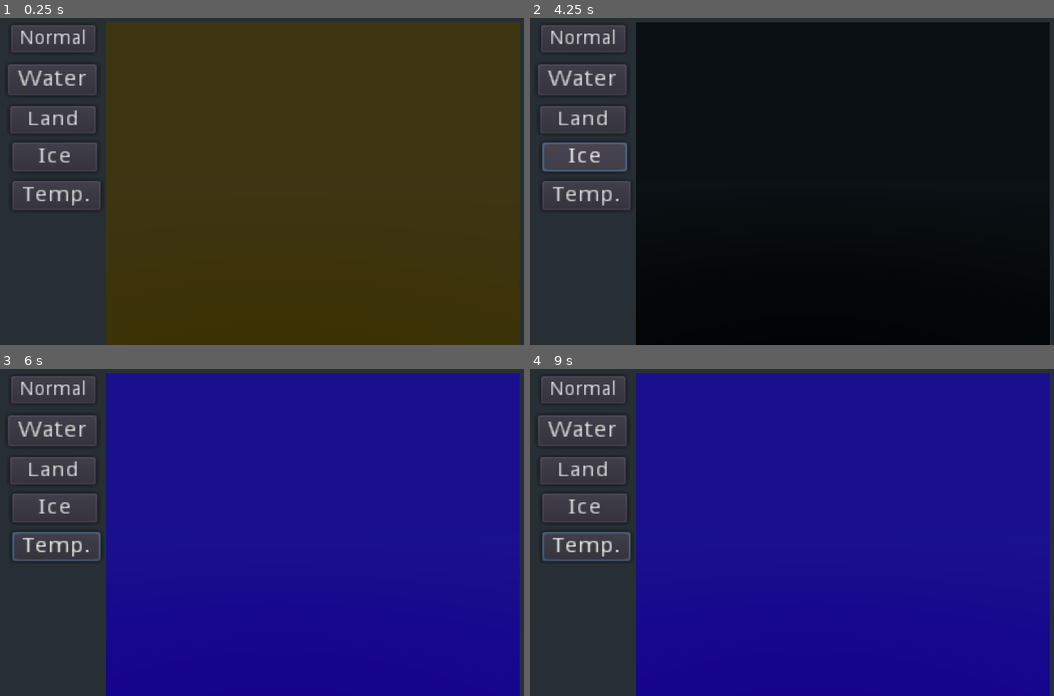
Above: before the commit, frames 1-4 (two rows, left to right).
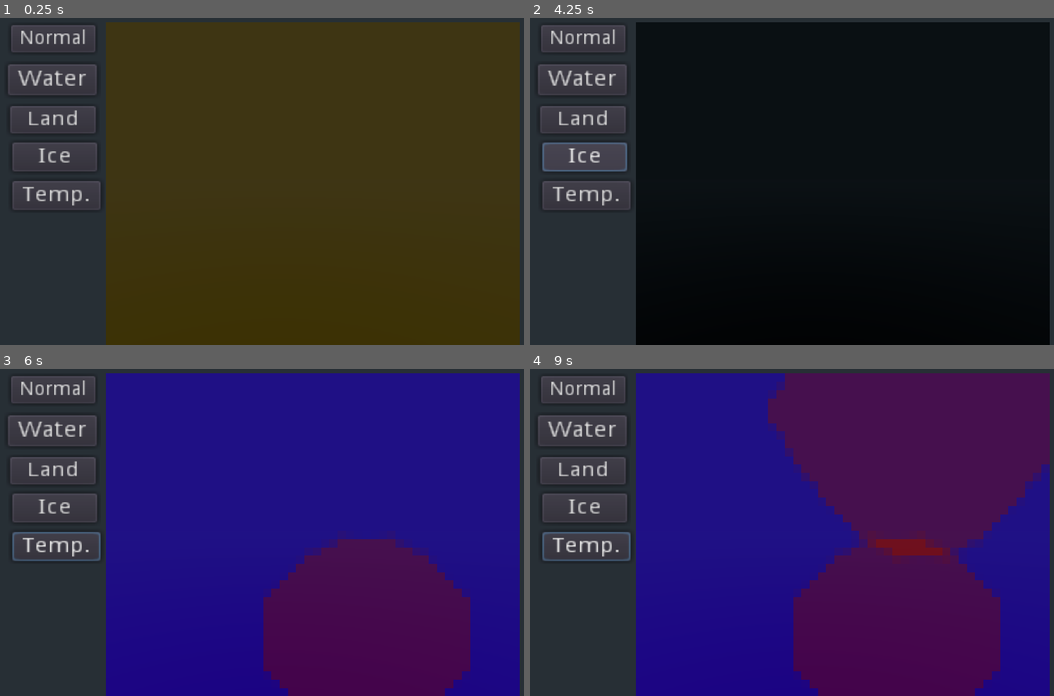
Above: after the commit, the same moments.

Repository: nestorac/earth
Game: Godot game, scene res://Globe.tscn
Same seed, same stepped clock (60 frames per second), same inputs: the game is played once before the commit and once after it.
Inputs (mouse positions are in pixels of both pictures, inside the frame that each line leads up to):
- Up to frame 1 (0.25 s): no input
- Up to frame 2 (4.25 s): click "Normal" at 0.5 s; click "Normal" at 1.25 s; click "Water" at 2 s; click "Land" at 2.75 s; click "Ice" at 3.5 s
- Up to frame 3 (6 s): click "Temp." at 4.25 s; tap Enter at 5 s; move the mouse to (403, 512) at 5.02 s; hold Space (update_terrains) 5.03-5.78 s; tap T (test1) at 5.1 s; move the mouse to (167, 548) at 5.77 s; tap G (test2) at 5.85 s
- Up to frame 4 (9 s): tap Enter at 6.5, 8 s; move the mouse to (865, 457) at 6.52 s; hold Mouse wheel down (zoom_in) 6.53-7.28 s; hold Space (update_terrains) 6.53-8.03 s; move the mouse to (781, 597) at 7.27 s; tap Mouse wheel up (zoom_out) at 7.35 s; move the mouse to (980, 581) at 8.02 s; tap T (test1) at 8.1 s; tap Space (update_terrains) at 8.75 s; move the mouse to (640, 480) at 8.77 s; tap G (test2) at 8.85 s

Frames 1-2 are identical in both runs. In frame 3, 16% of the frame differs, in the area x 50-90%, y 52-100%; in frame 4, 39%, in the area x 45-100%, y 1-100%.
Error in both runs: Invalid get index 'WATER' (on base: 'Node (GlobalVars.gd)'). (res://Scripts/UImenu.gd:21)

Commit message:
Now, calculating temperature.

Diff:
--- a/Scripts/Square.gd
+++ b/Scripts/Square.gd
@@ -11,7 +11,7 @@
 var color = Color(0, 0, 0)
 var st = SurfaceTool.new()
 
-var temperature_celsius = -60.0 # between -100 and +100
+var temperature_celsius = 21.0 # between -100 and +100
 
 #var layer = NONE
 
@@ -32,6 +32,16 @@
 	if Input.is_action_just_pressed("test2"):
 		draw_square()
 
+
+func compute_temp_celsius():
+	temperature_celsius = -land_elevation + water_depth
+
+
+func set_temperature_celsius(temp):
+	if temp >= -100.0 and temp <= 100.0:
+		temperature_celsius = temp
+	else:
+		print ("Temperature ()" + temp + "ºC) is out of range (-100..100ºC)")
 
 func set_neighbors(_up, _down, _left, _right):
 	if (_up != null):
--- a/Scripts/World.gd
+++ b/Scripts/World.gd
@@ -11,7 +11,7 @@
 
 export var islands = 5
 export var layer = GlobalVars.layer.NONE
-export var world_temperature_celsius = 21
+export var world_temperature_celsius = 21.0
 
 var squares = []
 
@@ -24,7 +24,10 @@
 
 # iterate: perform the necessary steps to advance time by 1 day
 func next_turn():
-	pass
+	# Calculate individual temperature
+	for child in get_children():
+		child.compute_temp_celsius()
+		child.draw_square()
 
 
 func set_layer(_layer):
